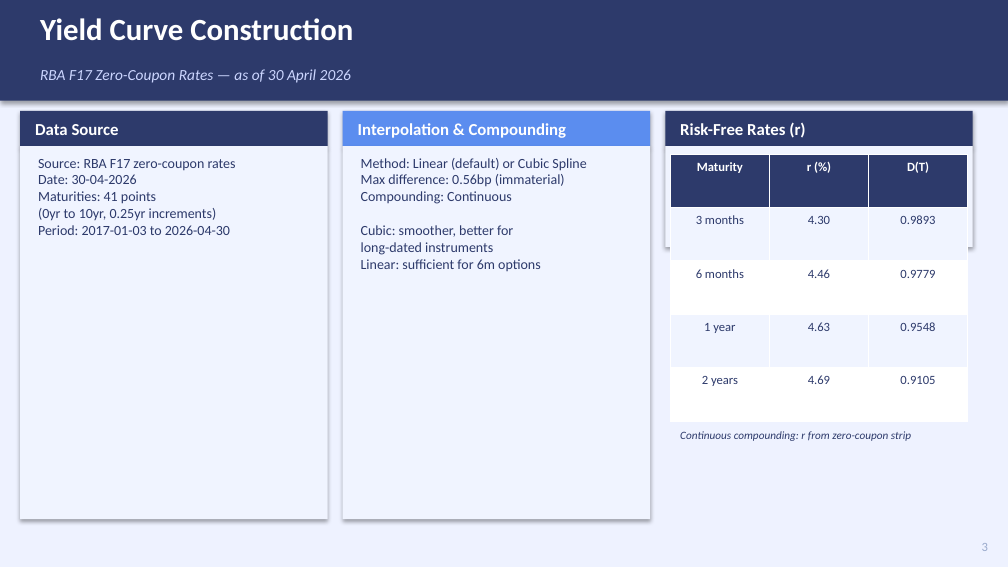
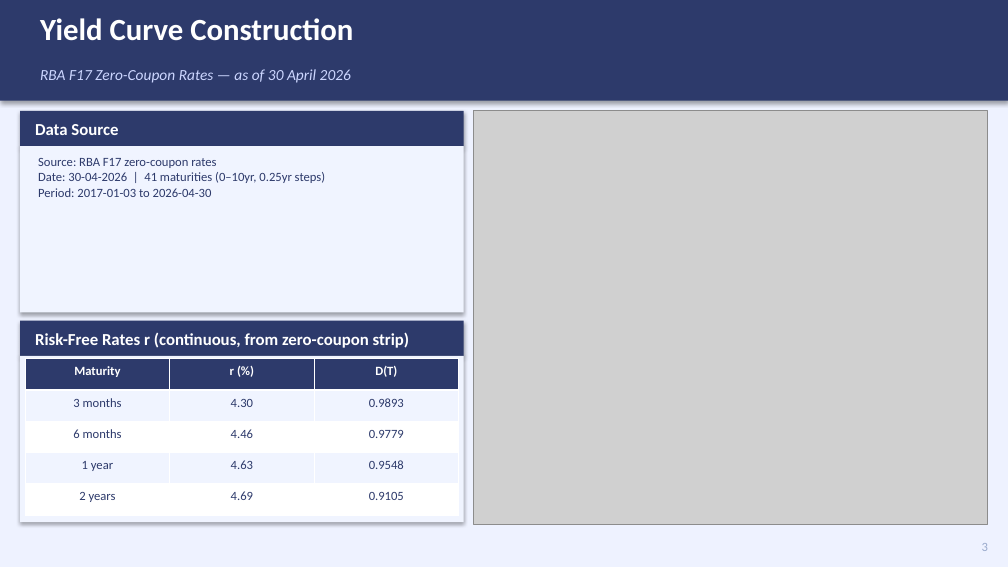
Before and after one commit to indigohill/FINM3422_A3_T7_G1_DP, a slide deck: slide 3 of docs/A3_Presentation.pptx. Drawn at 1008x567 pixels with LibreOffice and Linux fonts; fonts in the diff are those of the drawing; grey boxes stand for pictures. Boxes give left, top, right and bottom in pixels: in the first picture for what was removed or moved away, otherwise in the second. Text is boxed around its words. In the diff, an @@ line names an element or a change of style, - is before the commit and + after.

```diff
--- a/docs/A3_Presentation.pptx
+++ b/docs/A3_Presentation.pptx
@@ rectangle: place and size @@
-rectangle at box(20, 111, 328, 146)
+rectangle at box(20, 111, 464, 146)
@@ picture added at box(474, 111, 988, 524) @@
@@ rectangle removed at box(665, 111, 973, 146) @@
@@ rectangle: place and size @@
-rectangle at box(20, 146, 328, 519)
+rectangle at box(20, 146, 464, 312)
@@ text removed at box(358, 123, 567, 138) @@
-Interpolation & Compounding
@@ rectangle removed at box(665, 146, 973, 247) @@
@@ text removed at box(680, 122, 805, 138) @@
-Risk-Free Rates (r)
@@ text at box(38, 158, 325, 197): text changed; size 10 to 9 pt @@
-Source: RBA F17 zero-coupon rates
-Date: 30-04-2026
-Maturities: 41 points
-(0yr to 10yr, 0.25yr increments)
-Period: 2017-01-03 to 2026-04-30
+Source: RBA F17 zero-coupon rates
+Date: 30-04-2026 | 41 maturities (0–10yr, 0.25yr steps)
+Period: 2017-01-03 to 2026-04-30
@@ text removed at box(361, 158, 586, 271) @@
-Method: Linear (default) or Cubic Spline
-Max difference: 0.56bp (immaterial)
-Compounding: Continuous
-Cubic: smoother, better for
-long-dated instruments
-Linear: sufficient for 6m options
@@ rectangle: place and size @@
-rectangle at box(343, 111, 650, 146)
+rectangle at box(20, 321, 464, 356)
@@ rectangle at box(20, 321, 464, 356): fill #5B8DEF to #2D3A6B @@
@@ rectangle: place and size @@
-rectangle at box(343, 146, 650, 519)
+rectangle at box(20, 356, 464, 522)
@@ table: place and size @@
-table at box(670, 154, 967, 421)
+table at box(25, 359, 458, 515)
@@ text at box(35, 332, 410, 348): text changed; size 8 to 12 pt; text colour #2D3A6B to #FFFFFF; bold on; italic off @@
-Continuous compounding: r from zero-coupon strip
+Risk-Free Rates r (continuous, from zero-coupon strip)
```
Also in this commit, not shown: 6 other slides changed, 1 other file.
